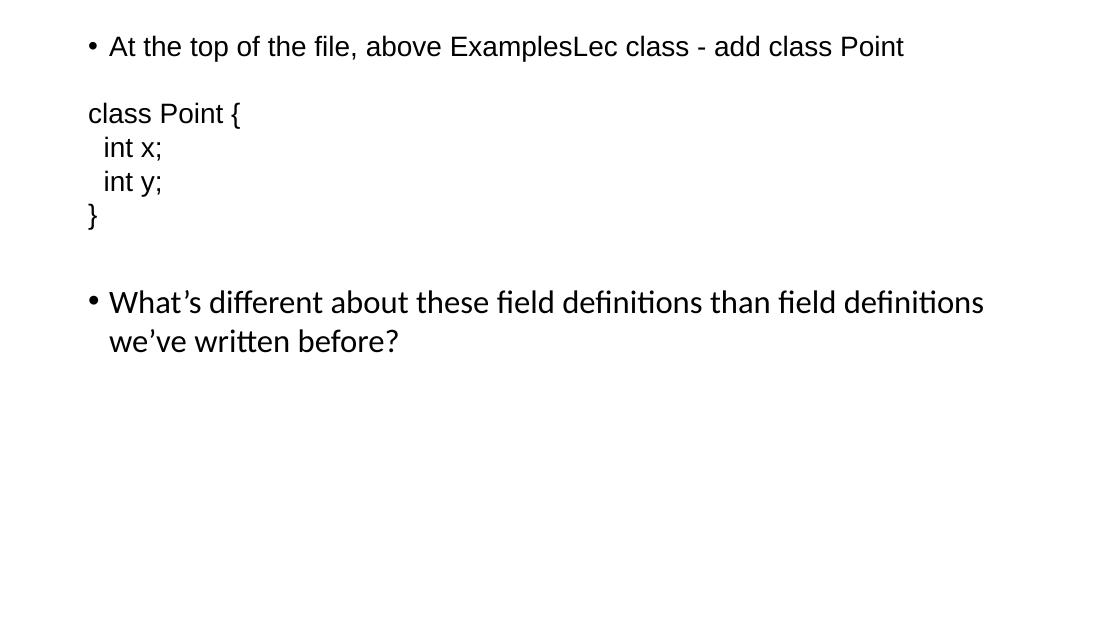
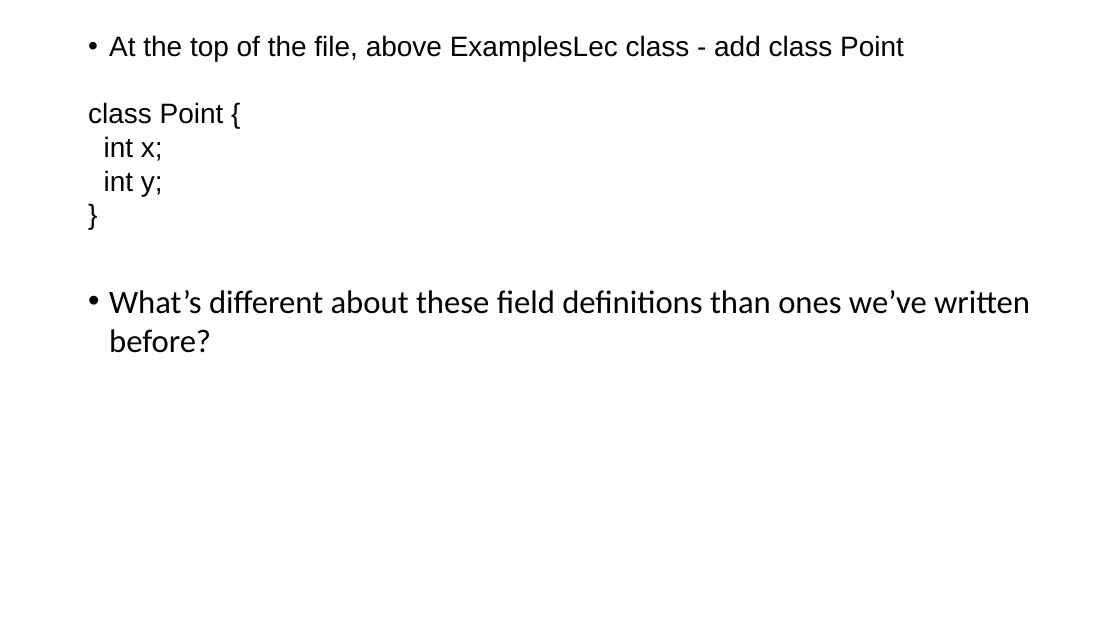
Before and after one commit to ucsd-cse11-sp21/ucsd-cse11-sp21.github.io, a slide deck: slide 7 of lectures/lecture-06/Lecture-Live A00/Lecture 06 - Lecture.pptx. Drawn at 1120x630 pixels with LibreOffice and Linux fonts; fonts in the diff are those of the drawing. Boxes give left, top, right and bottom in pixels: in the first picture for what was removed or moved away, otherwise in the second. Text is boxed around its words. In the diff, an @@ line names an element or a change of style, - is before the commit and + after.

```diff
--- a/lectures/lecture-06/Lecture-Live A00/Lecture 06 - Lecture.pptx
+++ b/lectures/lecture-06/Lecture-Live A00/Lecture 06 - Lecture.pptx
@@ text at (x1=109, y1=290, x2=1030, y2=353): text changed @@
-• What’s different about these field definitions than field definitions we’ve written before?
+• What’s different about these field definitions than ones we’ve written before?
```
Also in this commit, not shown: 2 other slides changed, 4 other files.
